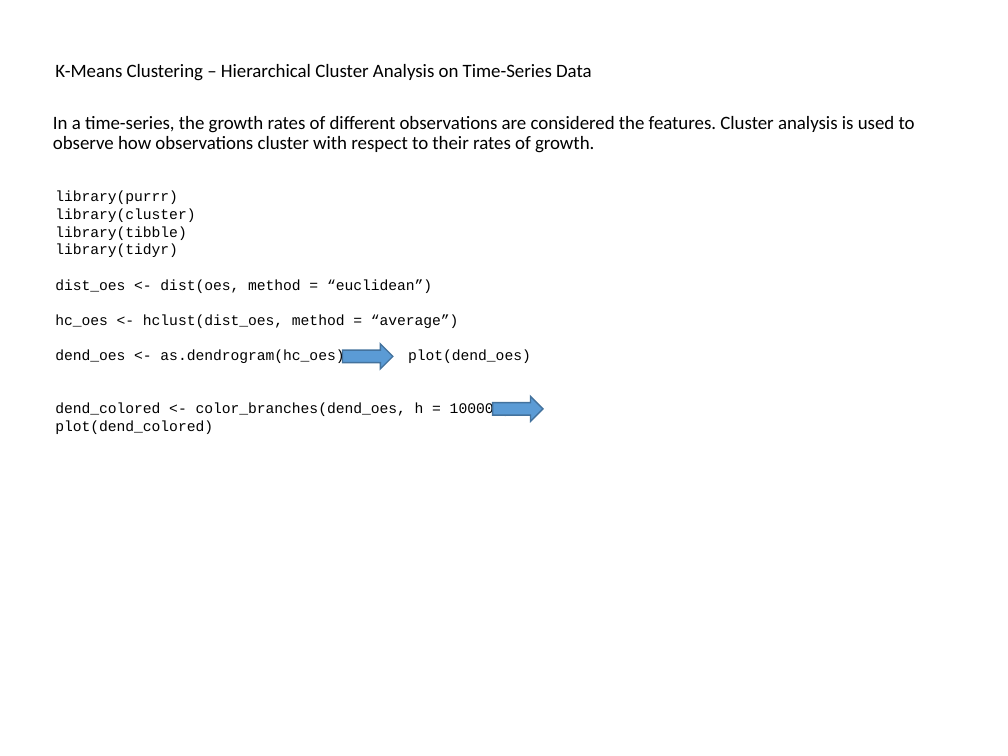
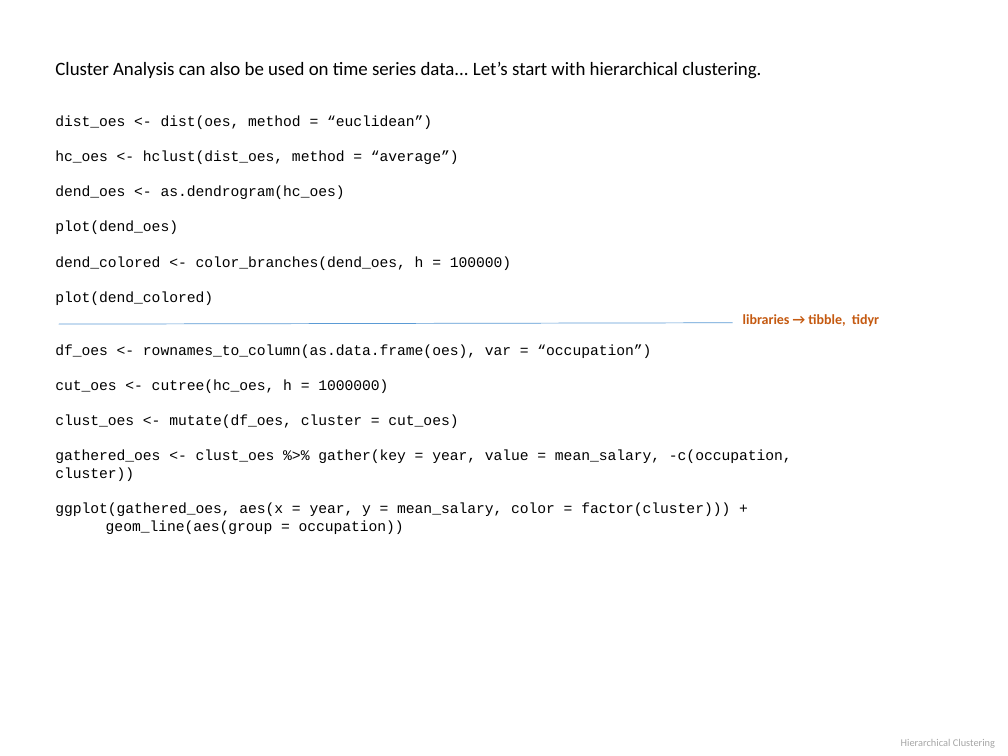
Before and after one commit to parcap/business-education, a slide deck: slide 9 of Track - Machine Learning/Cluster-Analysis-In-R/Cluster Analysis in R.pptx. Drawn at 1008x756 pixels with LibreOffice and Linux fonts; fonts in the diff are those of the drawing. Boxes give left, top, right and bottom in pixels: in the first picture for what was removed or moved away, otherwise in the second. Text is boxed around its words. In the diff, an @@ line names an element or a change of style, - is before the commit and + after.

```diff
--- a/Track - Machine Learning/Cluster-Analysis-In-R/Cluster Analysis in R.pptx
+++ b/Track - Machine Learning/Cluster-Analysis-In-R/Cluster Analysis in R.pptx
@@ text at box(55, 62, 761, 79): text changed @@
-K-Means Clustering – Hierarchical Cluster Analysis on Time-Series Data
+Cluster Analysis can also be used on time series data... Let’s start with hierarchical clustering.
@@ text "dist_oes <- dist(oes, method = ...": place and size @@
-text "dist_oes <- dist(oes, method = ..." at box(55, 191, 531, 434)
+text "dist_oes <- dist(oes, method = ..." at box(55, 115, 792, 534)
@@ text removed at box(53, 116, 915, 153) @@
-In a time-series, the growth rates of different observations are considered the features. Cluster analysis is used to observe how observations cluster with respect to their rates of growth.
@@ text at box(55, 191, 195, 257): paragraphs removed @@
-library(purrr)
-library(cluster)
-library(tibble)
-library(tidyr)
@@ text at box(55, 185, 792, 534): text changed @@
-dend_oes <- as.dendrogram(hc_oes) plot(dend_oes)
-dend_colored <- color_branches(dend_oes, h = 100000) plot(dend_colored)
+dend_oes <- as.dendrogram(hc_oes)
+plot(dend_oes)
+dend_colored <- color_branches(dend_oes, h = 100000)
+plot(dend_colored)
+df_oes <- rownames_to_column(as.data.frame(oes), var = “occupation”)
+cut_oes <- cutree(hc_oes, h = 1000000)
+clust_oes <- mutate(df_oes, cluster = cut_oes)
+gathered_oes <- clust_oes %>% gather(key = year, value = mean_salary, -c(occupation, cluster))
+ggplot(gathered_oes, aes(x = year, y = mean_salary, color = factor(cluster))) +
+geom_line(aes(group = occupation))
@@ line added from (58, 325) to (733, 323), #5B9BD5 0.5 pt @@
@@ text added at box(743, 314, 879, 327), 10 pt, text #C55A11, bold @@
+libraries → tibble, tidyr
@@ right arrow removed at box(343, 344, 393, 369) @@
@@ right arrow removed at box(493, 396, 543, 421) @@
@@ text added at box(901, 739, 995, 748), 7.4 pt, text #A6A6A6 @@
+Hierarchical Clustering
```
Also in this commit, not shown: 4 other slides changed, 1 slide added, 4 other files.
